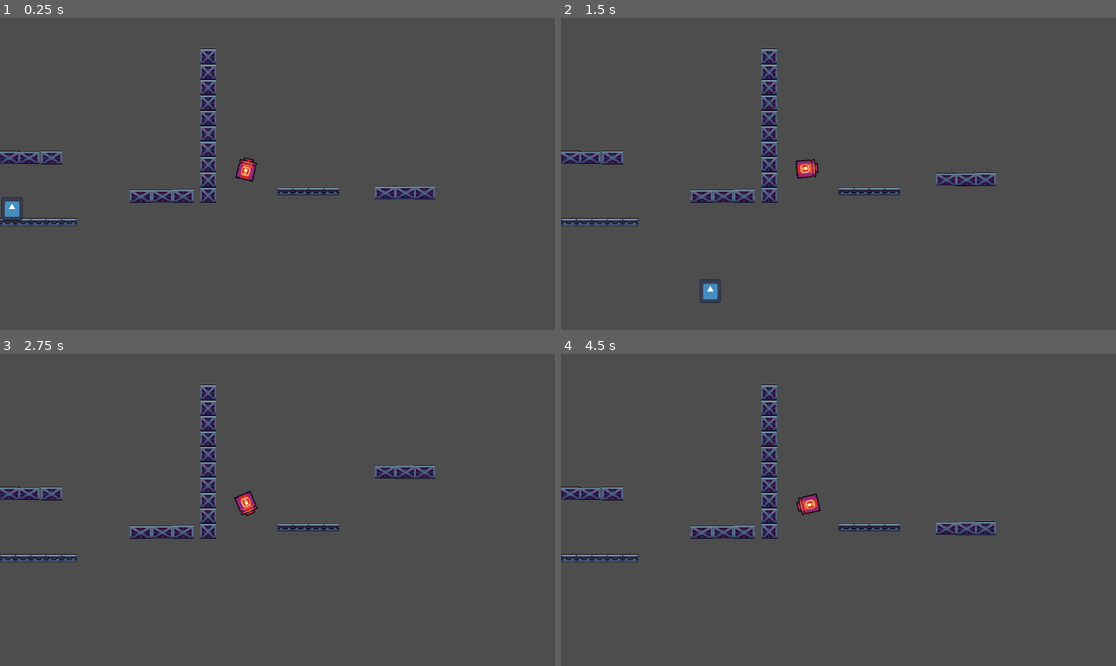
Above: before the commit, frames 1-4 (two rows, left to right).
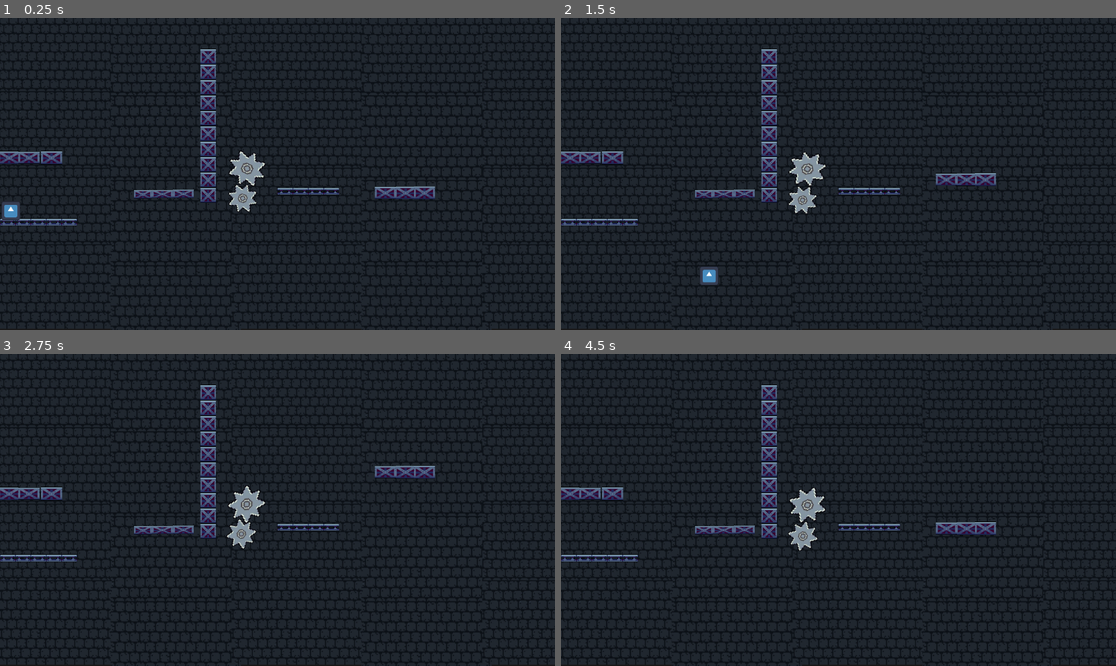
Above: after the commit, the same moments.

Repository: DecianDev365/Little-Locksmith-Game
Game: Godot game, scene res://main.tscn
Same seed, same stepped clock (60 frames per second), same inputs: the game is played once before the commit and once after it. The engine's default icon, where the game draws it, is replaced by a stand-in: a white triangle on a blue panel in a dark square.
Inputs:
- Up to frame 1 (0.25 s): no input
- Up to frame 2 (1.5 s): tap Enter (ui_accept) at 0.5, 0.77 s; hold Right (ui_right) from 0.53 s (still down)
- Up to frame 3 (2.75 s): tap Enter (ui_accept) at 1.52 s; release Right (ui_right) at 2.03 s; hold Left (ui_left) from 2.03 s (still down)
- Up to frame 4 (4.5 s): release Left (ui_left) at 2.78 s; hold Right (ui_right) 2.78-4.28 s; tap Enter (ui_accept) at 3.02, 3.77 s; hold Left (ui_left) from 4.28 s (still down)

The runs differ from the first frame. In frame 1, 97% of the frame differs, in the area x 0-100%, y 0-100%; in frame 2, 97%; in frame 3, 97%; in frame 4, 97%.

Commit message:
Added bg and some resizing

Diff:
--- a/a-lock's-little-locksmith/main.tscn
+++ b/a-lock's-little-locksmith/main.tscn
@@ -6,7 +6,7 @@
 [ext_resource type="Script" uid="uid://umgdiqj8bpgb" path="res://moving_platform.gd" id="3_h2yge"]
 [ext_resource type="Script" uid="uid://08dw45q1rhpb" path="res://rotating_platform.gd" id="4_1bvp3"]
 [ext_resource type="Texture2D" uid="uid://col1kc6kmcxnk" path="res://Assets/Free Industrial Zone Tileset/1 Tiles/IndustrialTile_01.png" id="6_5yh34"]
-[ext_resource type="Texture2D" uid="uid://d3xyrfawm1tu3" path="res://Assets/Free Industrial Zone Tileset/3 Objects/Barrel2.png" id="7_5yh34"]
+[ext_resource type="Texture2D" uid="uid://bgd1b45siqyh" path="res://Assets/Free Industrial Zone Tileset/3 Objects/spike_gear.png" id="6_pjuso"]
 [ext_resource type="Texture2D" uid="uid://dbn8tkgtt5cke" path="res://Assets/Free Industrial Zone Tileset/1 Tiles/IndustrialTile_02.png" id="7_pjuso"]
 [ext_resource type="Texture2D" uid="uid://de57qn6k452v3" path="res://Assets/Free Industrial Zone Tileset/1 Tiles/IndustrialTile_11.png" id="8_23xmf"]
 [ext_resource type="Texture2D" uid="uid://dvwcyjs0xvcon" path="res://Assets/Free Industrial Zone Tileset/1 Tiles/IndustrialTile_12.png" id="9_swlj1"]
@@ -86,18 +86,19 @@
 [ext_resource type="Texture2D" uid="uid://d0x5x6jrv7j6m" path="res://Assets/Free Industrial Zone Tileset/1 Tiles/IndustrialTile_09.png" id="83_hnquj"]
 [ext_resource type="Texture2D" uid="uid://cdxu4meoc6gne" path="res://Assets/Free Industrial Zone Tileset/1 Tiles/IndustrialTile_81.png" id="84_0h8y2"]
 [ext_resource type="Texture2D" uid="uid://bmw3p3y6iw20u" path="res://Assets/Free Industrial Zone Tileset/1 Tiles/IndustrialTile_10.png" id="85_nycv6"]
+[ext_resource type="Texture2D" uid="uid://b26ayjd2fkr07" path="res://Assets/Free Industrial Zone Tileset/2 Background/transparent_metal_wallpaper.png" id="87_pjuso"]
 
 [sub_resource type="RectangleShape2D" id="RectangleShape2D_1bvp3"]
-size = Vector2(37, 39)
+size = Vector2(35, 30.5)
 
 [sub_resource type="RectangleShape2D" id="RectangleShape2D_0xm2m"]
-size = Vector2(135, 26)
+size = Vector2(124.5, 17)
 
 [sub_resource type="RectangleShape2D" id="RectangleShape2D_7mycd"]
 size = Vector2(118.5, 23)
 
-[sub_resource type="RectangleShape2D" id="RectangleShape2D_272bh"]
-size = Vector2(36, 49)
+[sub_resource type="CircleShape2D" id="CircleShape2D_23xmf"]
+radius = 41.04875
 
 [sub_resource type="TileSetAtlasSource" id="TileSetAtlasSource_arf1h"]
 texture = ExtResource("6_5yh34")
@@ -815,50 +816,50 @@
 size = Vector2(27, 319.5)
 
 [sub_resource type="RectangleShape2D" id="RectangleShape2D_5yh34"]
-size = Vector2(136, 15)
+size = Vector2(158, 15)
 
 [sub_resource type="RectangleShape2D" id="RectangleShape2D_23xmf"]
 size = Vector2(128, 15.5)
 
 [node name="Main" type="Node2D" unique_id=671246143]
 
-[node name="CharacterBody2D" type="CharacterBody2D" parent="." unique_id=552044761]
+[node name="LockSmith" type="CharacterBody2D" parent="." unique_id=552044761]
 script = ExtResource("1_0xm2m")
 
-[node name="Sprite2D" type="Sprite2D" parent="CharacterBody2D" unique_id=2133008603]
+[node name="Sprite2D" type="Sprite2D" parent="LockSmith" unique_id=2133008603]
 z_index = 3
-position = Vector2(25.000008, 402)
-scale = Vector2(0.34374994, 0.38281268)
+position = Vector2(22.500006, 397.25)
+scale = Vector2(0.3046874, 0.30859402)
 texture = ExtResource("2_h2yge")
 
-[node name="CollisionShape2D" type="CollisionShape2D" parent="CharacterBody2D" unique_id=132973150]
-z_index = 2
-position = Vector2(30, 403)
+[node name="CollisionShape2D" type="CollisionShape2D" parent="LockSmith" unique_id=132973150]
+z_index = 2
+position = Vector2(21.5, 398.75)
 shape = SubResource("RectangleShape2D_1bvp3")
 
 [node name="platforms" type="StaticBody2D" parent="." unique_id=543781631]
 
 [node name="Sprite2D" type="Sprite2D" parent="platforms" unique_id=27949622]
 z_index = 2
-position = Vector2(292, 370.5)
-scale = Vector2(1.4375004, 0.8437501)
+position = Vector2(296.5, 366)
+scale = Vector2(1.1562505, 0.56250036)
 texture = ExtResource("34_smeu8")
 
 [node name="Sprite2D2" type="Sprite2D" parent="platforms" unique_id=1593240400]
 z_index = 2
-position = Vector2(337.00003, 370)
-scale = Vector2(1.3750001, 0.81250006)
+position = Vector2(337.00003, 365.5)
+scale = Vector2(1.3750008, 0.53124976)
 texture = ExtResource("34_smeu8")
 
 [node name="Sprite2D3" type="Sprite2D" parent="platforms" unique_id=843087548]
 z_index = 2
-position = Vector2(380.00003, 370)
-scale = Vector2(1.3750001, 0.87500066)
+position = Vector2(380.5, 365)
+scale = Vector2(1.3437518, 0.5625005)
 texture = ExtResource("34_smeu8")
 
 [node name="CollisionShape2D" type="CollisionShape2D" parent="platforms" unique_id=505492570]
 z_index = 2
-position = Vector2(335, 370)
+position = Vector2(340.25, 365.5)
 shape = SubResource("RectangleShape2D_0xm2m")
 
 [node name="platforms3" type="StaticBody2D" parent="." unique_id=1748808049]
@@ -920,11 +921,25 @@
 script = ExtResource("4_1bvp3")
 
 [node name="Sprite2D" type="Sprite2D" parent="Rotating platform" unique_id=221148595]
-scale = Vector2(2.049369, 1.8151032)
-texture = ExtResource("7_5yh34")
+position = Vector2(1.0000229, 2.9999847)
+scale = Vector2(0.6053273, 0.5535811)
+texture = ExtResource("6_pjuso")
 
 [node name="CollisionShape2D" type="CollisionShape2D" parent="Rotating platform" unique_id=1408131637]
-shape = SubResource("RectangleShape2D_272bh")
+shape = SubResource("CircleShape2D_23xmf")
+
+[node name="Rotating platform2" type="AnimatableBody2D" parent="." unique_id=1639267174]
+position = Vector2(502, 376)
+script = ExtResource("4_1bvp3")
+
+[node name="Sprite2D" type="Sprite2D" parent="Rotating platform2" unique_id=2044845888]
+position = Vector2(1.4976196, 0.76275635)
+rotation = -0.12391838
+scale = Vector2(0.47124627, 0.45607337)
+texture = ExtResource("6_pjuso")
+
+[node name="CollisionShape2D" type="CollisionShape2D" parent="Rotating platform2" unique_id=1395505520]
+shape = SubResource("CircleShape2D_23xmf")
 
 [node name="GroundTiles" type="TileMapLayer" parent="." unique_id=657202417]
 z_index = -1
@@ -939,9 +954,15 @@
 shape = SubResource("RectangleShape2D_pjuso")
 
 [node name="CollisionShape2D2" type="CollisionShape2D" parent="GroundTiles/StaticBody2D" unique_id=826822316]
-position = Vector2(68, 424.5)
+position = Vector2(79, 424.5)
 shape = SubResource("RectangleShape2D_5yh34")
 
 [node name="CollisionShape2D3" type="CollisionShape2D" parent="GroundTiles/StaticBody2D" unique_id=263032162]
 position = Vector2(640, 360.25)
 shape = SubResource("RectangleShape2D_23xmf")
+
+[node name="Sprite2D" type="Sprite2D" parent="." unique_id=98008653]
+z_index = -3
+position = Vector2(576, 326)
+scale = Vector2(0.60558337, 0.6044629)
+texture = ExtResource("87_pjuso")
--- a/a-lock's-little-locksmith/rotating_platform.gd
+++ b/a-lock's-little-locksmith/rotating_platform.gd
@@ -1,5 +1,5 @@
 extends AnimatableBody2D
 
-@export var rotation_speed : float = 1.0
+@export var rotation_speed : float = 2.0
 func _physics_process(delta: float) -> void:
 	rotation += rotation_speed * delta
Binary file added: a-lock's-little-locksmith/Assets/Free Industrial Zone Tileset/2 Background/metal_wallpaper.jpeg
Not shown, added: a-lock's-little-locksmith/Assets/Free Industrial Zone Tileset/2 Background/metal_wallpaper.jpeg.import
Binary file added: a-lock's-little-locksmith/Assets/Free Industrial Zone Tileset/2 Background/transparent_metal_wallpaper.png
Not shown, added: a-lock's-little-locksmith/Assets/Free Industrial Zone Tileset/2 Background/transparent_metal_wallpaper.png.import
Binary file added: a-lock's-little-locksmith/Assets/Free Industrial Zone Tileset/3 Objects/lever_off.png
Not shown, added: a-lock's-little-locksmith/Assets/Free Industrial Zone Tileset/3 Objects/lever_off.png.import
Binary file added: a-lock's-little-locksmith/Assets/Free Industrial Zone Tileset/3 Objects/lever_on.png
Not shown, added: a-lock's-little-locksmith/Assets/Free Industrial Zone Tileset/3 Objects/lever_on.png.import
Binary file added: a-lock's-little-locksmith/Assets/Free Industrial Zone Tileset/3 Objects/spike_gear.png
Not shown, added: a-lock's-little-locksmith/Assets/Free Industrial Zone Tileset/3 Objects/spike_gear.png.import
Not shown, changed: .DS_Store
Not shown, changed: a-lock's-little-locksmith/.DS_Store
(and 4 more such lines)
